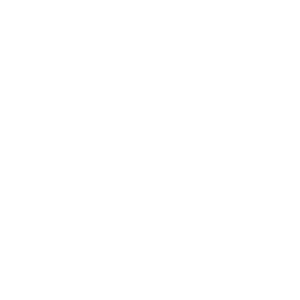
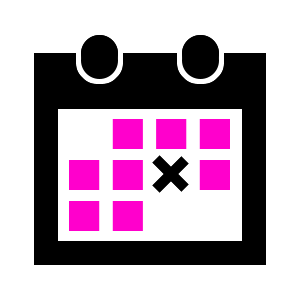
Two versions of the same layered image (w=300, h=300). Layer-by-layer changes:
showed group "CALENDAR" (17 layers) over <box>34,35,266,265</box>
added layer "Group 6 copy 2" in group "CALENDAR" over <box>81,35,219,79</box>
added layer "cross" in group "Group 1 copy" over <box>152,155,189,193</box>
painted on "Rectangle 1" over <box>75,53,225,84</box>
